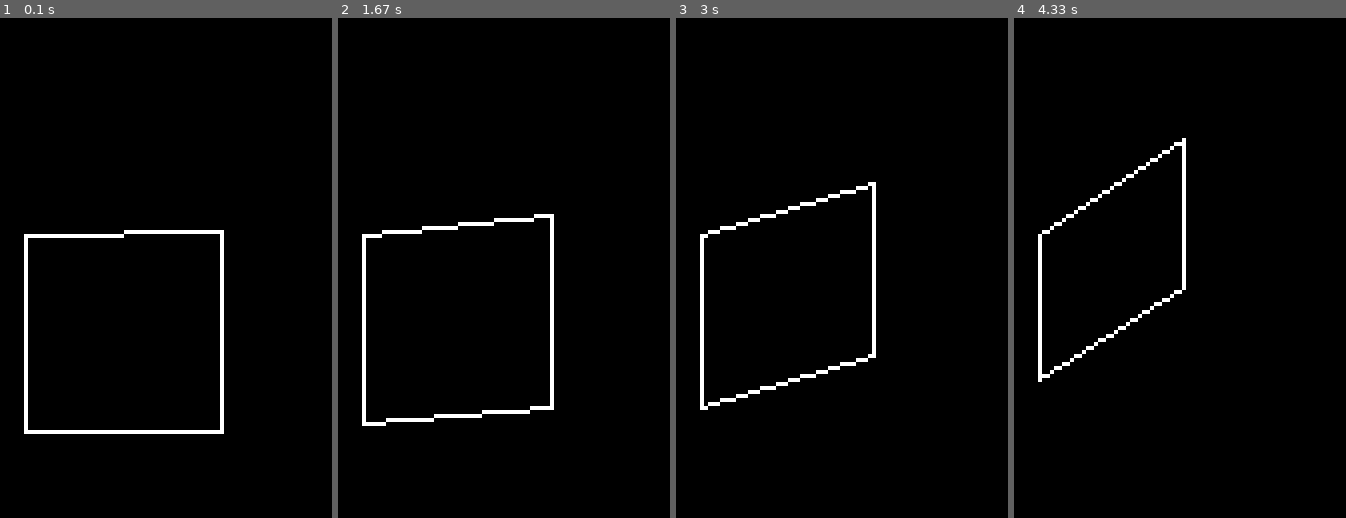
Above: before the commit, frames 1-4 (left to right).
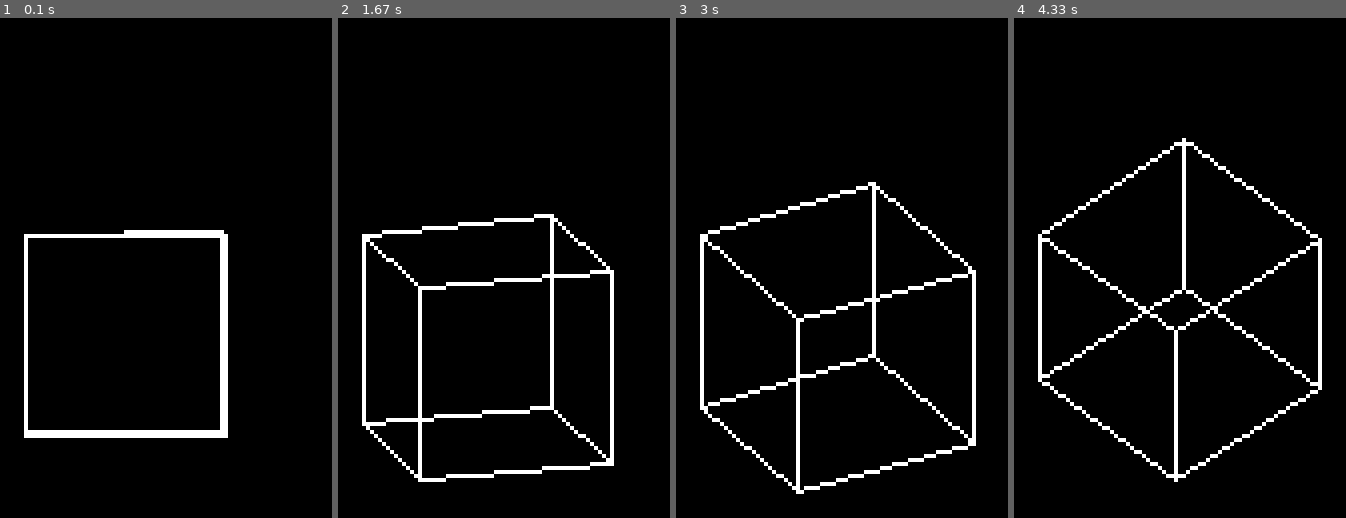
Above: after the commit, the same moments.

Repository: evanrk/3D_engine_revisited
Game: pygame game, started from main.py
Two runs of this game, one before a commit and one after it. Both use one fixed random seed, a clock stepped at 60 frames per second and the inputs below.
Inputs:
- Up to frame 1 (0.1 s): no input
- Up to frame 2 (1.67 s): no input
- Up to frame 3 (3 s): no input
- Up to frame 4 (4.33 s): no input

The runs differ from the first frame. In frame 1, 1.2% of the frame differs, in the area x 7-69%, y 43-84%; in frame 2, 2.4%; in frame 3, 2.6%; in frame 4, 2.7%, in the area x 8-93%, y 24-93%.

Commit message:
spinning cube :)

Diff:
--- a/main.py
+++ b/main.py
@@ -14,18 +14,22 @@
 window = pygame.display.set_mode(window_size)
 pygame.display.set_caption("3D Engine Pt 2!!")
 
-square_vec1 = Vector3((0, 0, 1)) * 50
-square_vec2 = Vector3((0, 1, 0)) * 50
-square_vec3 = Vector3((0, 1, 0), start_pos=(0, 0, 50)) * 50
-square_vec4 = Vector3((0, 0, 1), start_pos=(0, 50, 0)) * 50
+# test_vec1 = Vector3((1, 0, 0), start_pos=(0, 0, 0)) * 50
 
-print(f"start pos: {square_vec4.start_pos}")
+cube_vec1 = Vector3((1, 0, 0), (0, 50, 50)) * 50
+cube_vec2 = Vector3((1, 0, 0), (0, 0, 50)) * 50
+cube_vec3 = Vector3((1, 0, 0), (0, 0, 0)) * 50
+cube_vec4 = Vector3((1, 0, 0), (0, 50, 0)) * 50
 
-# test_vec3 = Vector3((1, 0, 0)) * 200
-# test_vec4 = Vector3((-1, 0, 0)) * 200
+cube_vec5 = Vector3((0, 1, 0), (0, 0, 0)) * 50
+cube_vec6 = Vector3((0, 1, 0), (0, 0, 50)) * 50
+cube_vec7 = Vector3((0, 1, 0), (50, 0, 50)) * 50
+cube_vec8 = Vector3((0, 1, 0), (50, 0, 0)) * 50
 
-# test_vec5 = Vector3((0, 1, 0)) * 200
-# test_vec6 = Vector3((0, -1, 0)) * 200
+cube_vec9 = Vector3((0, 0, 1), (0, 0, 0)) * 50
+cube_vec10 = Vector3((0, 0, 1), (50, 0, 0)) * 50
+cube_vec11 = Vector3((0, 0, 1), (50, 50, 0)) * 50
+cube_vec12 = Vector3((0, 0, 1), (0, 50, 0)) * 50
 
 camera_normal = Vector3((1, 0, 0))
 
@@ -36,18 +40,18 @@
     # color background black
     window.fill((0, 0, 0))
 
-    # draw_line_2d(window, (255, 255, 255), test_vec1)
-
-    draw_line_3d(window, (255, 255, 255), square_vec1, camera_normal)
-    draw_line_3d(window, (255, 255, 255), square_vec2, camera_normal)
-    draw_line_3d(window, (255, 255, 255), square_vec3, camera_normal)
-    draw_line_3d(window, (255, 255, 255), square_vec4, camera_normal)
-    # camera_normal = camera_normal + Vector3((1, 1, 0)) / 300
-    # draw_line_3d(window, (255, 255, 255), test_vec2)
-    # draw_line_3d(window, (255, 255, 255), test_vec3)
-    # draw_line_3d(window, (255, 255, 255), test_vec4)
-    # draw_line_3d(window, (255, 255, 255), test_vec5)
-    # draw_line_3d(window, (255, 255, 255), test_vec6)
+    draw_line_3d(window, (255, 255, 255), cube_vec1, camera_normal)
+    draw_line_3d(window, (255, 255, 255), cube_vec2, camera_normal)
+    draw_line_3d(window, (255, 255, 255), cube_vec3, camera_normal)
+    draw_line_3d(window, (255, 255, 255), cube_vec4, camera_normal)
+    draw_line_3d(window, (255, 255, 255), cube_vec5, camera_normal)
+    draw_line_3d(window, (255, 255, 255), cube_vec6, camera_normal)
+    draw_line_3d(window, (255, 255, 255), cube_vec7, camera_normal)
+    draw_line_3d(window, (255, 255, 255), cube_vec8, camera_normal)
+    draw_line_3d(window, (255, 255, 255), cube_vec9, camera_normal)
+    draw_line_3d(window, (255, 255, 255), cube_vec10, camera_normal)
+    draw_line_3d(window, (255, 255, 255), cube_vec11, camera_normal)
+    draw_line_3d(window, (255, 255, 255), cube_vec12, camera_normal)
 
     camera_normal = rotate_vector(camera_normal, theta_z=1/6)
 
--- a/pygame_helper.py
+++ b/pygame_helper.py
@@ -77,7 +77,6 @@
 
     # rotate the start position vector
     rotated_start_pos = rotate_vector(Vector3(vector.start_pos), theta_x=rotate_x_angle, theta_y=rotate_y_angle)
-    print(vector.start_pos)
     start_pos_x = rotated_start_pos.x
     start_pos_y = rotated_start_pos.y
 
